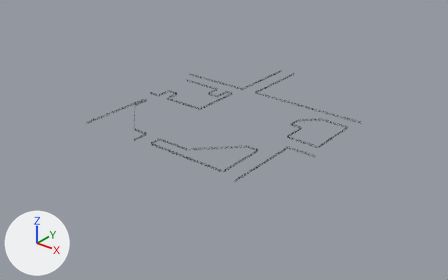
The FBX model Assets/FBX/Map/Fence.fbx: old version first, new version second.
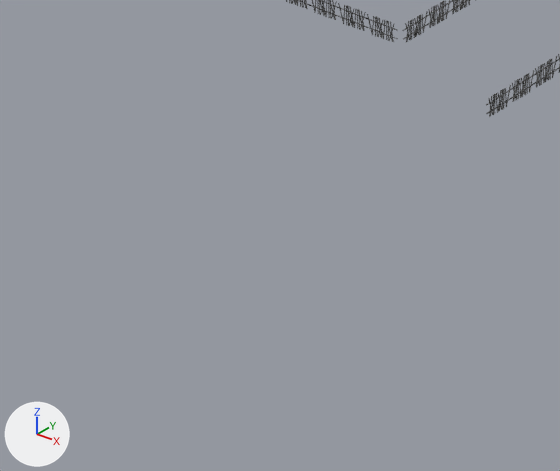
The first picture shows the older version from a camera (50 mm lens) standing at (321.0, -425.0, 235.0) and looking at (7.0, -32.0, -9.0). The close-ups show both versions on the part from 38% to 54% of the width and 60% to 82% of the height of that picture; other places that the commit changed are outside them. The axes (+X, +Y, +Z) are drawn at lower left. The lights are the same throughout. Where no turn or scale is listed for an object, it has been applied to the vertices.
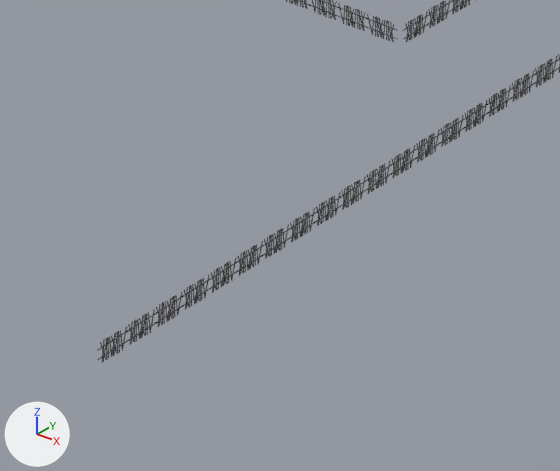
The change, as a list of edits to the scene's bpy script:
```text
Change me_cube_026:
    used by ob_cube_015; location = (0.0, 0.0, 0.0)
    remove me_cube_026.from_pydata(...)  # 2432 vertices, 1824 faces; spans x 74.3..74.4, y -104.3..-31.2, z 3.4..5.8
    add me_cube_026.from_pydata(...)  # 4352 vertices, 3264 faces; spans x 74.3..74.4, y -161.7..-31.2, z 3.4..5.8
    me_cube_026 part 1: 1680 vertices added at x 74.3..74.4, y -161.7..-107.7, z 3.4..5.8
```

Changed parts and their boxes [x1, y1, x2, y2] in the close-ups (560 x 471 px):
'Cube.015', reshaped
    before: [486, 54, 560, 117]
    after: [97, 54, 560, 363]
part 1 of me_cube_026, added
    after: [97, 118, 465, 363]
